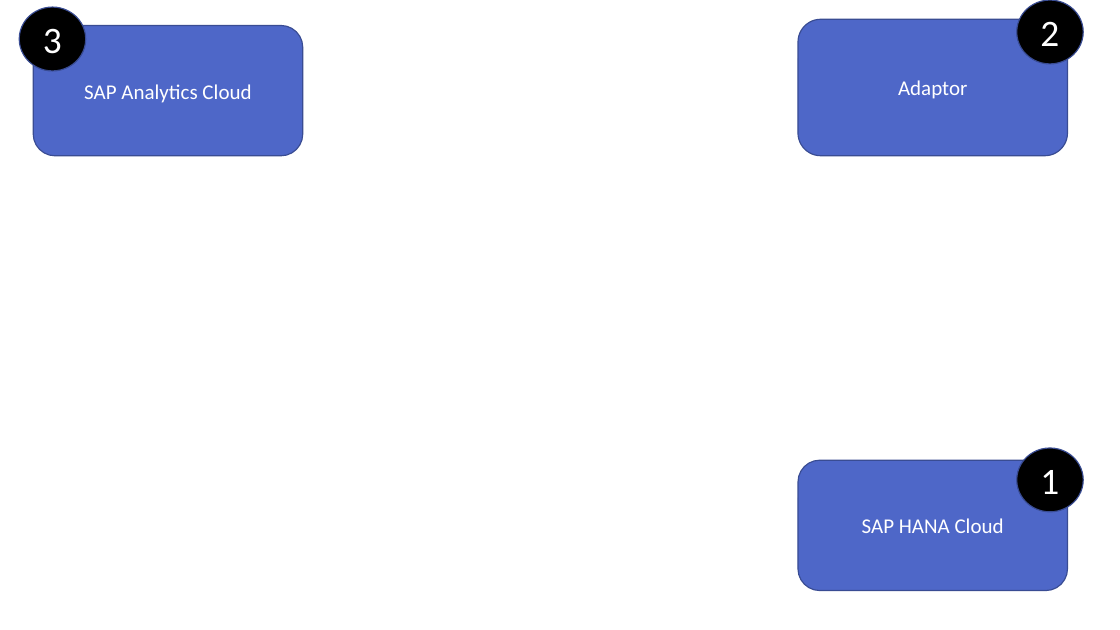
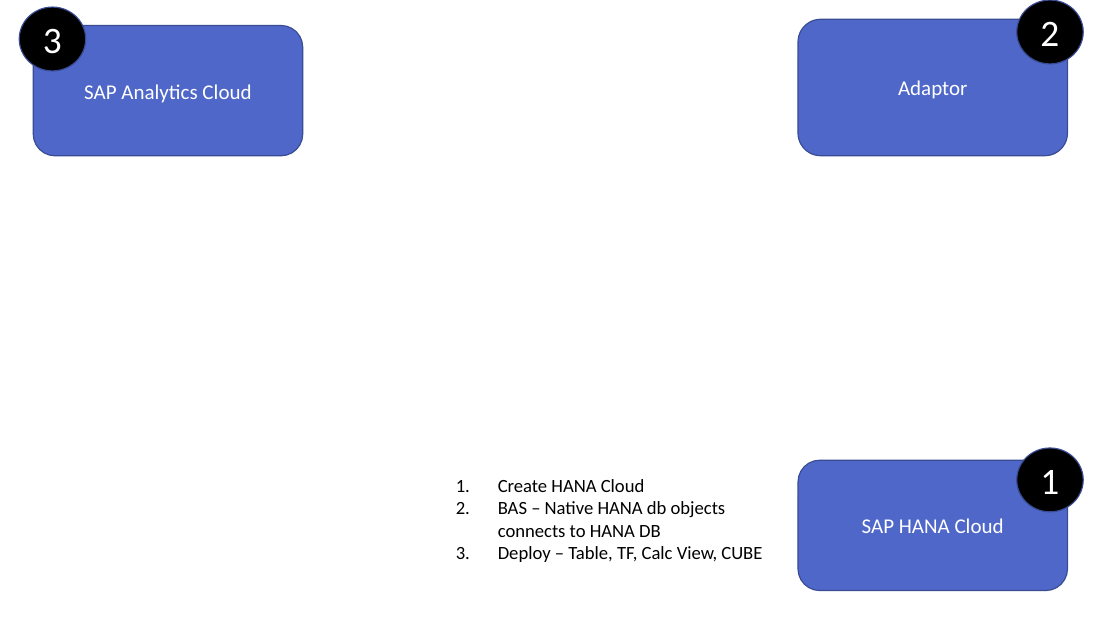
Before and after one commit to soyuztechnologies/HPC_AOH_SAC, a slide deck: slide 5 of Day 13/Day 13.pptx. Drawn at 1120x630 pixels with LibreOffice and Linux fonts; fonts in the diff are those of the drawing. Boxes give left, top, right and bottom in pixels: in the first picture for what was removed or moved away, otherwise in the second. Text is boxed around its words. In the diff, an @@ line names an element or a change of style, - is before the commit and + after.

```diff
--- a/Day 13/Day 13.pptx
+++ b/Day 13/Day 13.pptx
@@ text added at box(498, 479, 762, 562), 16 pt, text #000000 @@
+1. Create HANA Cloud
+2. BAS – Native HANA db objects connects to HANA DB
+3. Deploy – Table, TF, Calc View, CUBE
```
Also in this commit, not shown: 1 other slide changed, 1 slide added, 12 other files.
